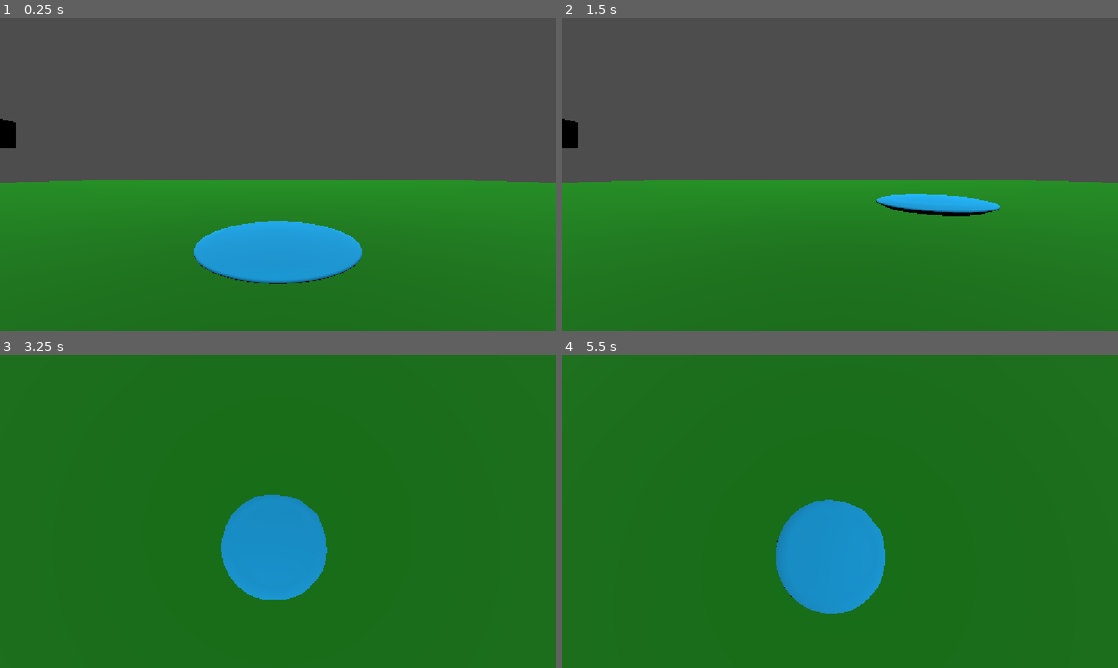
Above: before the commit, frames 1-4 (two rows, left to right).
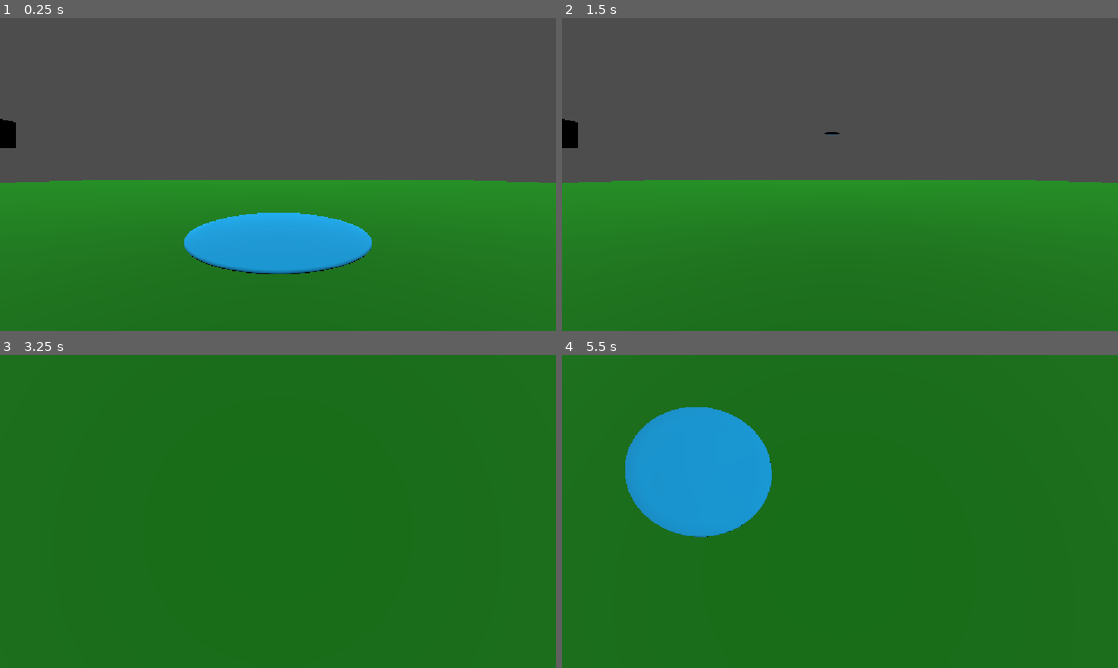
Above: after the commit, the same moments.

Repository: PastarDev/godot-disc-golf
Game: Godot game, scene res://main.tscn
Same seed, same stepped clock (60 frames per second), same inputs: the game is played once before the commit and once after it.
Inputs:
- Up to frame 1 (0.25 s): no input
- Up to frame 2 (1.5 s): tap Enter at 0.5 s; hold E (hold_disc) 0.53-1.28 s; tap Space (throw_disc) at 0.8, 1.35 s
- Up to frame 3 (3.25 s): tap E (hold_disc) at 1.55, 3.05 s; hold S (cam_down) 2.03-2.78 s; tap Space (throw_disc) at 2.3 s; tap A (cam_left) at 2.85 s
- Up to frame 4 (5.5 s): hold D (cam_right) 3.53-4.28 s; tap Space (throw_disc) at 3.8, 5.3 s; tap W (cam_up) at 4.35 s; tap E (hold_disc) at 4.55 s; hold E (hold_disc) from 5.03 s (still down)

The runs differ from the first frame. In frame 1, 2.3% of the frame differs, in the area x 33-67%, y 62-85%; in frame 2, 1.2%; in frame 3, 5.1%; in frame 4, 14%, in the area x 11-59%, y 16-83%.

Commit message:
changed holding the disc to toggle
pressing e toggles holding the disc

Diff:
--- a/holdDisc.gd
+++ b/holdDisc.gd
@@ -4,12 +4,18 @@
 @export var distance_in_front: float = 2.0
 @export var follow_strength: float = 50.0
 @export var throw_power: float = 100
+var is_holding: bool = true
+
+func _ready() -> void:
+
+	gravity_scale = 0.0
+
+	#global_position = Vector3 (0, 1.2, 3)
+
+	constant_force = Vector3 (0, 0, 0)
 
 func _integrate_forces(state: PhysicsDirectBodyState3D) -> void:
-	if Input.is_action_pressed("hold_disc"):
-		if not camera:
-			return
-
+	if is_holding:
 		var cam_transform = camera.global_transform
 		var target_pos = cam_transform.origin + (-cam_transform.basis.z * distance_in_front)
 
@@ -19,22 +25,12 @@
 
 		state.linear_velocity = to_target * follow_strength
 
-	if Input.is_action_just_released("hold_disc"):
-
-		constant_force = Vector3.ZERO
-
-func _ready() -> void:
-
-	gravity_scale = 0.0
-
-	global_position = Vector3 (0, 1.2, 3)
-
-	constant_force = Vector3 (0, 0, 0)
-
 
 func _process(_delta: float) -> void:
 
 	if Input.is_action_pressed("throw_disc"):
+
+		is_holding = false
 
 		gravity_scale = 1
 
@@ -44,7 +40,13 @@
 
 		constant_force = Vector3 (100 * 1/linear_velocity.z, 0, 0)
 
-	if global_position.y <= 0.1:
+	if global_position.y <= 0.01:
 		linear_velocity = Vector3.ZERO
 
 		gravity_scale = 0.0
+
+	if Input.is_action_just_pressed("hold_disc"):
+
+		angular_velocity = Vector3.ZERO
+		constant_force = Vector3 (0, 0, 0)
+		is_holding = not is_holding
